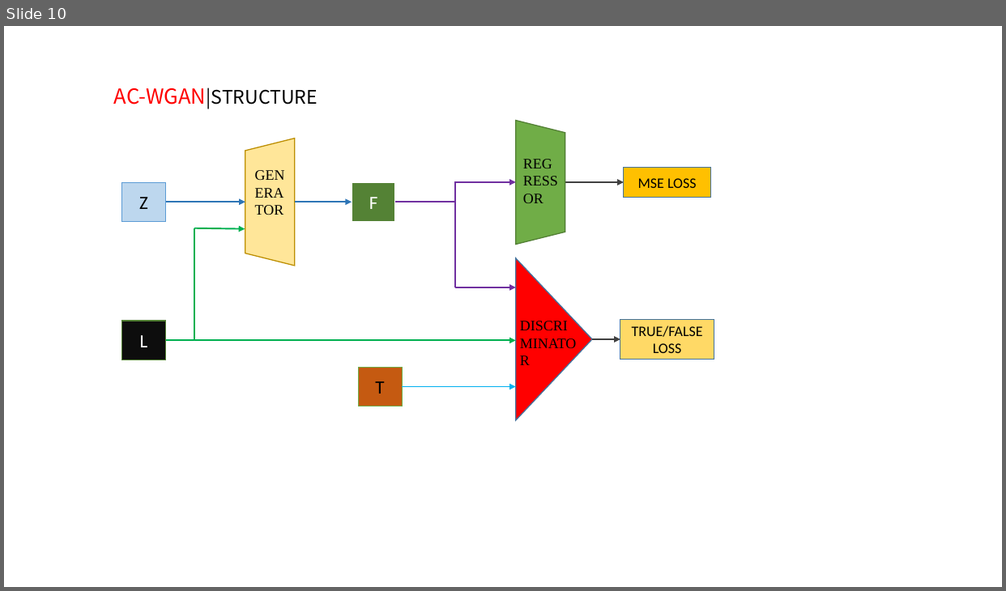
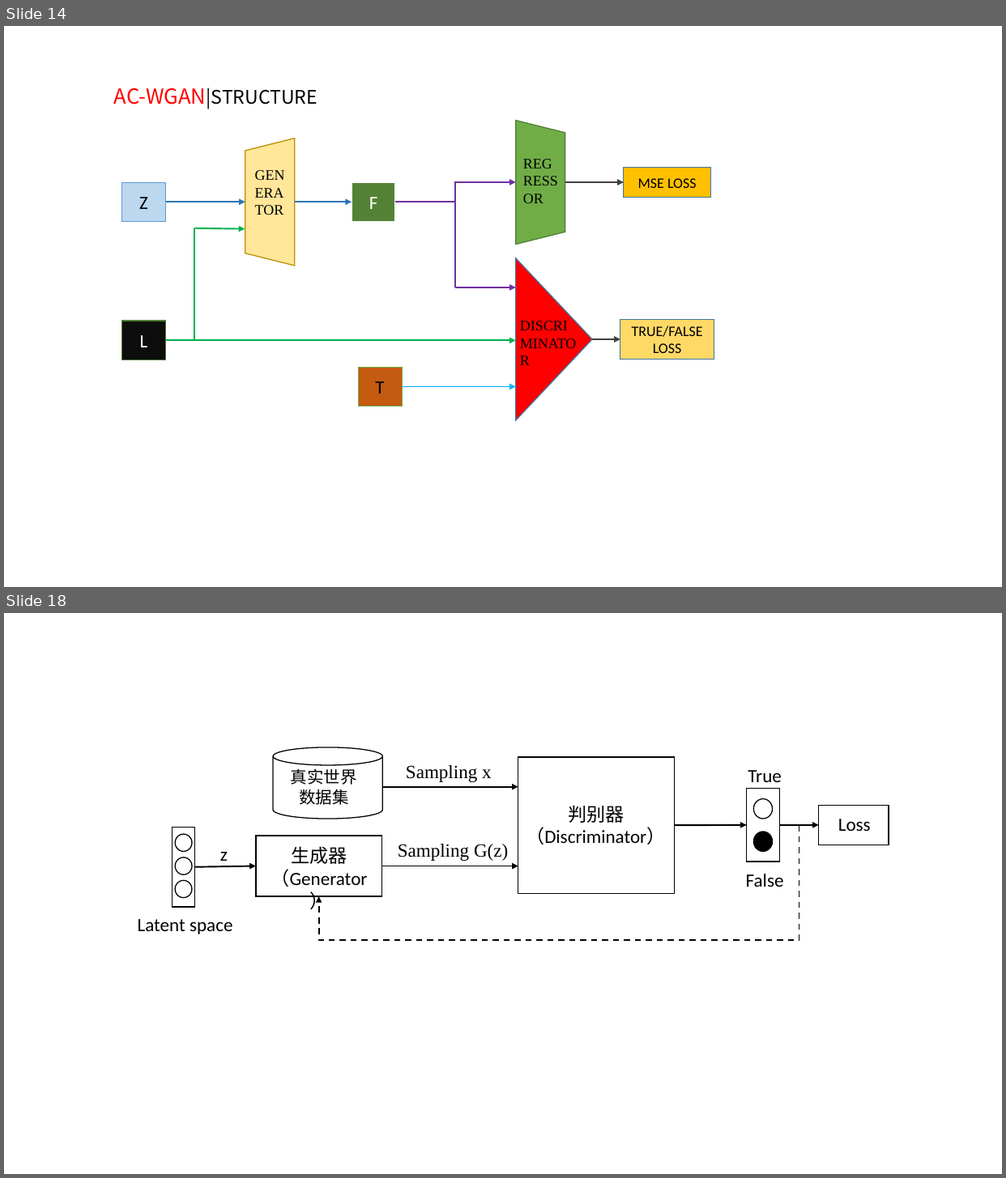
Before and after one commit to DreamPurchaseZnz/Picture, a slide deck: GANs_model.pptx. Shown one above the other, each under a label of ours: slide 10 before the commit, slides 14 and 18 after it; the slides between them are not shown. The pictures are 1006x591 and 1006x1178 pixels, drawn with LibreOffice and Linux fonts; fonts in the diff are those of the drawing. Boxes give left, top, right and bottom in pixels: in the first picture for what was removed or moved away, otherwise in the second. Text is boxed around its words. In the diff, an @@ line names an element or a change of style, - is before the commit and + after.

```diff
--- a/GANs_model.pptx
+++ b/GANs_model.pptx
@@ slide 18 added at box(4, 613, 1002, 1174), background #FFFFFF @@
@@ group added at box(138, 747, 889, 941): 10 texts, 5 rectangles, 5 arrows, 5 ellipses, 1 elbow arrow, 1 cylinder @@
+判别器
+（Discriminator）
+生成器
+（Generator）
+Sampling G(z)
+Sampling x
+真实世界数据集
+True
+False
+Loss
+Latent space
+z
@@ what was slide 10 is now slide 14 @@
```
Also in this commit, not shown: 4 slides changed, 12 other slides added, 2 slides removed.
